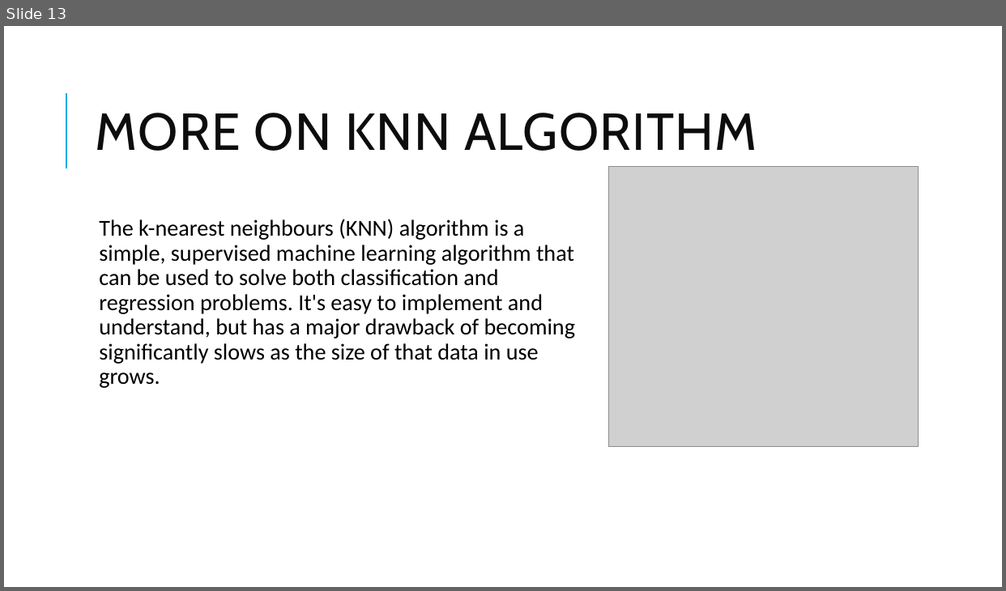
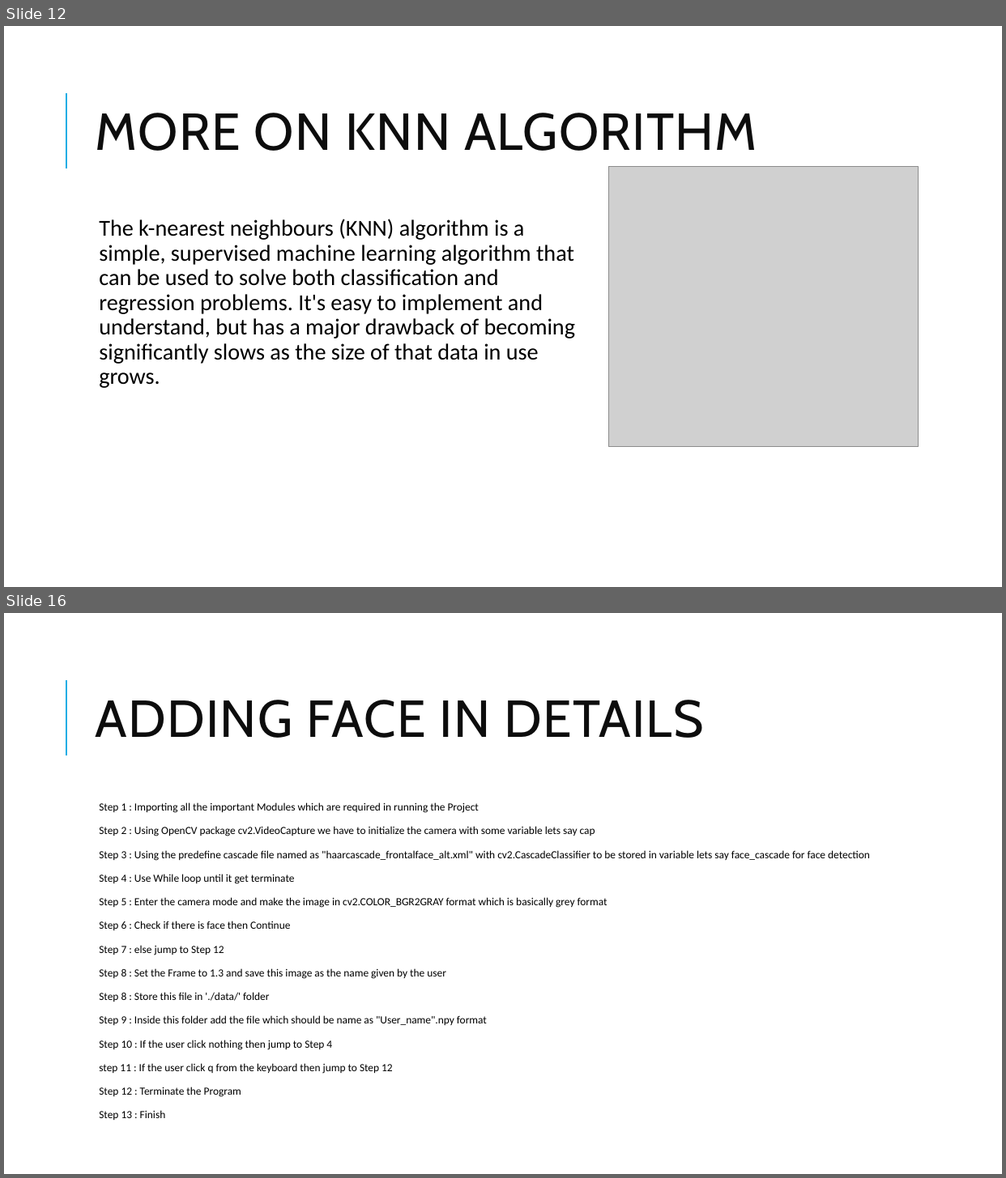
Before and after one commit to adarshdwivedi123/projectchecking, a slide deck: Project Presentation.pptx. Shown one above the other, each under a label of ours: slide 13 before the commit, slides 12 and 16 after it; the slides between them are not shown. The pictures are 1006x591 and 1006x1178 pixels, drawn with LibreOffice and Linux fonts; fonts in the diff are those of the drawing; grey boxes stand for pictures. Boxes give left, top, right and bottom in pixels: in the first picture for what was removed or moved away, otherwise in the second. Text is boxed around its words. In the diff, an @@ line names an element or a change of style, - is before the commit and + after.

```diff
--- a/Project Presentation.pptx
+++ b/Project Presentation.pptx
@@ slide 16 added at [4, 613, 1002, 1174], background #FFFFFF; not listed: 1 template element that a slide beside it also shows @@
@@ title added at [96, 700, 704, 738], 50 pt, text #0D0D0D @@
+ADDING FACE IN DETAILS
@@ text added at [99, 803, 870, 1120], 10.4 pt, text #000000 @@
+  Step 1 : Importing all the important Modules which are required in running the Project
+  Step 2 : Using OpenCV package cv2.VideoCapture we have to initialize the camera with some variable lets say cap
+  Step 3 : Using the predefine cascade file named as "haarcascade_frontalface_alt.xml" with cv2.CascadeClassifier to be stored in variable lets say face_cascade for face detection
+  Step 4 : Use While loop until it get terminate
+  Step 5 : Enter the camera mode and make the image in cv2.COLOR_BGR2GRAY format which is basically grey format
+  Step 6 : Check if there is face then Continue
+  Step 7 : else jump to Step 12
+  Step 8 : Set the Frame to 1.3 and save this image as the name given by the user
+  Step 8 : Store this file in './data/' folder
+  Step 9 : Inside this folder add the file which should be name as "User_name".npy format
+  Step 10 : If the user click nothing then jump to Step 4
+  step 11 : If the user click q from the keyboard then jump to Step 12
+  Step 12 : Terminate the Program
+  Step 13 : Finish
@@ what was slide 13 is now slide 12 @@
```
Also in this commit, not shown: 1 slide changed, 11 other slides added, 1 other file.
